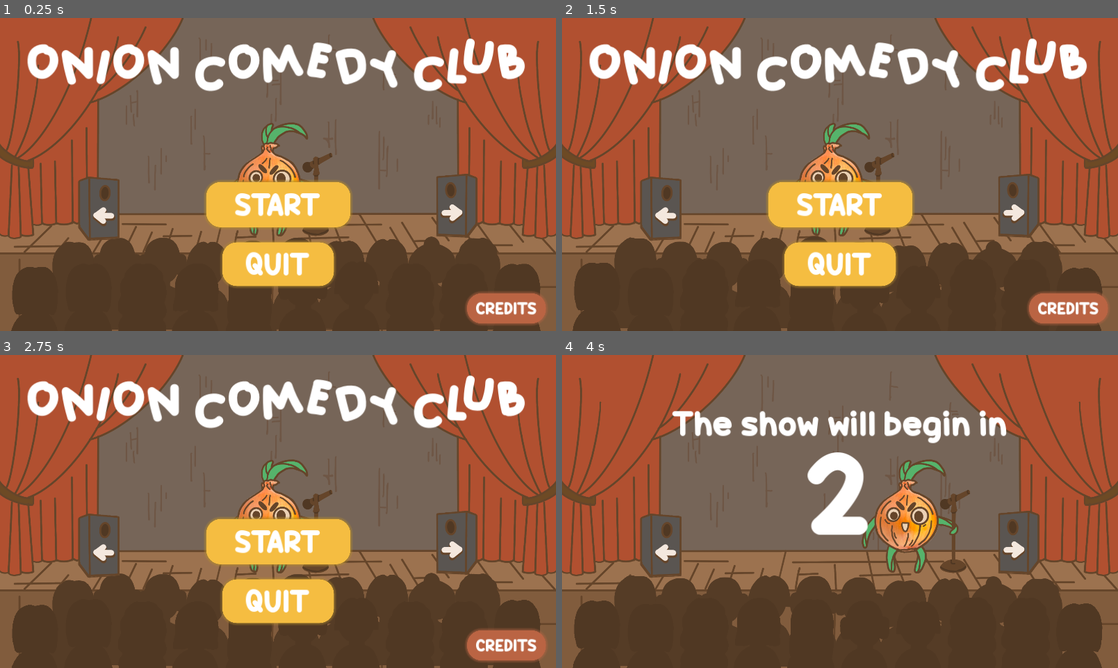
Above: before the commit, frames 1-4 (two rows, left to right).
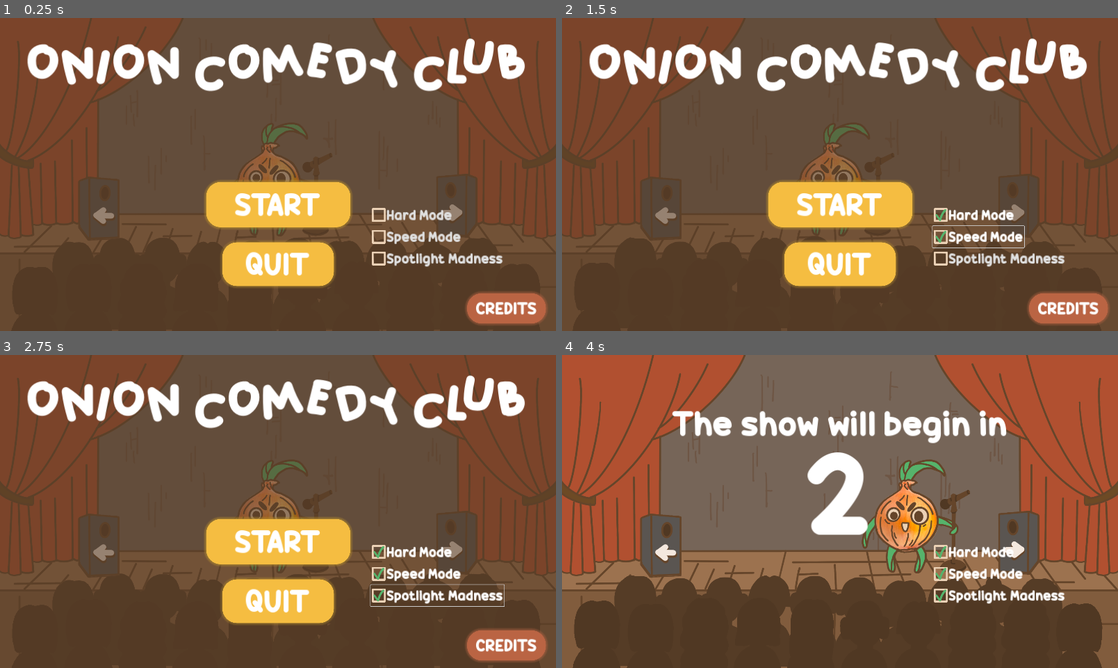
Above: after the commit, the same moments.

Repository: IridescenceFR/GlobalGameJam2024
Game: Godot game, scene res://Scenes/Main.tscn
The game is run twice, just before and just after one commit, with the same random seed, the same clock (stepped at 60 frames per second) and the same inputs. Sound files missing from this copy of the repository are replaced by a short silence.
Inputs (mouse positions are in pixels of both pictures, inside the frame that each line leads up to):
- Up to frame 1 (0.25 s): no input
- Up to frame 2 (1.5 s): click (973, 215) at 0.5 s, where only the run after the commit has a clickable "Hard Mode"; click (979, 237) at 1.25 s, where only the run after the commit has a clickable "Speed Mode"
- Up to frame 3 (2.75 s): click (439, 596) at 2 s, where only the run after the commit has a clickable "Spotlight Madness"
- Up to frame 4 (4 s): click "START" at 2.75 s; move the mouse to (962, 495) at 3.52 s; hold Right (move_right) from 3.53 s (still down); hold N (add_score) from 3.53 s (still down)

The runs differ from the first frame. In frame 1, 60% of the frame differs, in the area x 0-100%, y 0-100%; in frame 2, 60%; in frame 3, 60%; in frame 4, 1.3%.

Commit message:
ajout des difficulté et checkbox pas fini

Diff:
--- a/Scenes/Main.tscn
+++ b/Scenes/Main.tscn
@@ -69,10 +69,6 @@
 position = Vector2(960, 540)
 texture = ExtResource("3_31qod")
 
-[node name="StartTimer" type="Timer" parent="."]
-wait_time = 3.0
-one_shot = true
-
 [node name="CrowdTimer" type="Timer" parent="."]
 
 [node name="BubbleTimer" type="Timer" parent="."]
@@ -97,6 +93,10 @@
 one_shot = true
 
 [node name="SpotlightScoreTimer" type="Timer" parent="."]
+one_shot = true
+
+[node name="SpeedTimer" type="Timer" parent="."]
+one_shot = true
 
 [node name="Score" parent="." instance=ExtResource("4_lrsfv")]
 
@@ -150,10 +150,10 @@
 sprite_frames = SubResource("SpriteFrames_t4q7a")
 flip_h = true
 
-[connection signal="timeout" from="StartTimer" to="." method="_on_start_timer_timeout"]
 [connection signal="start_game" from="HUD" to="." method="_on_hud_start_game"]
 [connection signal="timeout" from="NewJokeTimer" to="." method="_on_start_new_round"]
 [connection signal="timeout" from="OutOfTimeTimer" to="." method="_on_out_of_time_timer_timeout"]
 [connection signal="timeout" from="BreatheBetweenJokesTimer" to="." method="_on_breathe_between_jokes_timer_timeout"]
 [connection signal="timeout" from="SpotlightTimer" to="." method="_on_spotlight_timer_timeout"]
 [connection signal="timeout" from="SpotlightScoreTimer" to="." method="_on_spotlight_score_timer_timeout"]
+[connection signal="timeout" from="SpeedTimer" to="." method="_on_speed_timer_timeout"]
--- /dev/null
+++ b/Scenes/difficulties.gd
@@ -0,0 +1,35 @@
+extends Control
+
+signal hard_mode
+signal speed_mode
+signal spotlight_madness
+
+var check = load("res://assets/Checkbox.png")
+var uncheck = load("res://assets/Checkbox_Case.png")
+
+
+func _on_hard_mode_toggled(toggled_on):
+	var button = get_child(0)
+	hard_mode.emit()
+	if toggled_on:
+		button.icon = check
+	else:
+		button.icon = uncheck
+
+
+func _on_speed_mode_toggled(toggled_on):
+	var button = get_child(1)
+	speed_mode.emit()
+	if toggled_on:
+		button.icon = check
+	else:
+		button.icon = uncheck
+
+
+func _on_spotlight_madness_toggled(toggled_on):
+	var button = get_child(2)
+	spotlight_madness.emit()
+	if toggled_on:
+		button.icon = check
+	else:
+		button.icon = uncheck
--- /dev/null
+++ b/Scenes/difficulties.tscn
@@ -0,0 +1,55 @@
+[gd_scene load_steps=4 format=3 uid="uid://dp7sd6dyafgpx"]
+
+[ext_resource type="Script" path="res://Scenes/difficulties.gd" id="1_8qef6"]
+[ext_resource type="Texture2D" uid="uid://koh40nw3vyk2" path="res://assets/Checkbox_Case.png" id="1_s4or7"]
+[ext_resource type="FontFile" uid="uid://btyj261dloxcf" path="res://assets/Candy Beans.otf" id="2_3wsxj"]
+
+[node name="Difficulties" type="Control"]
+layout_mode = 3
+anchors_preset = 15
+anchor_right = 1.0
+anchor_bottom = 1.0
+offset_right = -1450.0
+offset_bottom = -864.0
+grow_horizontal = 2
+grow_vertical = 2
+script = ExtResource("1_8qef6")
+
+[node name="HardMode" type="Button" parent="."]
+layout_mode = 0
+offset_right = 56.0
+offset_bottom = 56.0
+theme_override_fonts/font = ExtResource("2_3wsxj")
+theme_override_font_sizes/font_size = 48
+toggle_mode = true
+text = "Hard Mode"
+icon = ExtResource("1_s4or7")
+flat = true
+
+[node name="SpeedMode" type="Button" parent="."]
+layout_mode = 0
+offset_top = 75.0
+offset_right = 56.0
+offset_bottom = 131.0
+theme_override_fonts/font = ExtResource("2_3wsxj")
+theme_override_font_sizes/font_size = 48
+toggle_mode = true
+text = "Speed Mode"
+icon = ExtResource("1_s4or7")
+flat = true
+
+[node name="SpotlightMadness" type="Button" parent="."]
+layout_mode = 0
+offset_top = 150.0
+offset_right = 56.0
+offset_bottom = 206.0
+theme_override_fonts/font = ExtResource("2_3wsxj")
+theme_override_font_sizes/font_size = 48
+toggle_mode = true
+text = "Spotlight Madness"
+icon = ExtResource("1_s4or7")
+flat = true
+
+[connection signal="toggled" from="HardMode" to="." method="_on_hard_mode_toggled"]
+[connection signal="toggled" from="SpeedMode" to="." method="_on_speed_mode_toggled"]
+[connection signal="toggled" from="SpotlightMadness" to="." method="_on_spotlight_madness_toggled"]
--- a/Scenes/hud.tscn
+++ b/Scenes/hud.tscn
@@ -1,9 +1,11 @@
-[gd_scene load_steps=20 format=3 uid="uid://caelarc3j8mx8"]
+[gd_scene load_steps=22 format=3 uid="uid://caelarc3j8mx8"]
 
 [ext_resource type="Script" path="res://scripts/HUD.gd" id="1_0156j"]
+[ext_resource type="Texture2D" uid="uid://dfesco5ocyepm" path="res://assets/Fond_fume.png" id="2_lyrk3"]
+[ext_resource type="PackedScene" uid="uid://dp7sd6dyafgpx" path="res://Scenes/difficulties.tscn" id="3_1r5tv"]
 [ext_resource type="FontFile" uid="uid://bvhfemktblvll" path="res://assets/ADELIA.otf" id="3_wishy"]
 [ext_resource type="FontFile" uid="uid://btyj261dloxcf" path="res://assets/Candy Beans.otf" id="4_0tusq"]
-[ext_resource type="Texture2D" uid="uid://cjqeg4qv8msms" path="res://scorebar.png" id="4_gi5a4"]
+[ext_resource type="Texture2D" uid="uid://cwy2tfmw63hy6" path="res://assets/Jauge.png" id="5_fqmvj"]
 [ext_resource type="AudioStream" uid="uid://wr5fspo7m4ex" path="res://assets/PASTIS_MINUIT_DIX_V12.mp3" id="5_h0d0u"]
 [ext_resource type="AudioStream" uid="uid://dligpey52x60j" path="res://assets/Petit_swing_jeu_V3.mp3" id="5_i46dt"]
 [ext_resource type="AudioStream" uid="uid://b82v7vix1c7aa" path="res://assets/bubble_select.mp3" id="6_jo6py"]
@@ -86,6 +88,17 @@
 
 [node name="HUD" type="CanvasLayer"]
 script = ExtResource("1_0156j")
+
+[node name="FondSmoke" type="TextureRect" parent="."]
+offset_right = 40.0
+offset_bottom = 40.0
+texture = ExtResource("2_lyrk3")
+
+[node name="Difficulties" parent="." instance=ExtResource("3_1r5tv")]
+offset_left = 1280.0
+offset_top = 643.0
+offset_right = -170.0
+offset_bottom = -221.0
 
 [node name="Credits" type="RichTextLabel" parent="."]
 visible = false
@@ -1712,14 +1725,15 @@
 
 [node name="Scorebar" type="Sprite2D" parent="ScoreLabel"]
 position = Vector2(17, -291)
-texture = ExtResource("4_gi5a4")
+rotation = -0.00174533
+texture = ExtResource("5_fqmvj")
 
 [node name="ScoreBar" type="ProgressBar" parent="ScoreLabel"]
 layout_mode = 0
-offset_left = -46.0
-offset_top = -487.0
-offset_right = 16.0
-offset_bottom = -50.0
+offset_left = -50.0
+offset_top = -480.0
+offset_right = 6.0
+offset_bottom = -48.0
 theme_override_styles/background = SubResource("StyleBoxEmpty_qhb3r")
 theme_override_styles/fill = SubResource("StyleBoxFlat_ac86w")
 fill_mode = 3
--- a/scripts/HUD.gd
+++ b/scripts/HUD.gd
@@ -10,6 +10,7 @@
 	$QuitButton.hide()
 	$Title.hide()
 	$ScoreFinal.hide()
+	$FondSmoke.hide()
 
 	$Countdown.show()
 	$Pastis.hide()
@@ -49,6 +50,7 @@
 	$ScoreFinal.show()
 	$ScoreFinal.text = "Final score: " + $ScoreLabel.text
 	$ScoreLabel.hide()
+	$FondSmoke.show()
 
 func _on_pastis_pressed():
 	$ClickButton.play()
--- a/scripts/Main.gd
+++ b/scripts/Main.gd
@@ -7,7 +7,7 @@
 var color_list = range(3)
 var under_spotlight: bool = false
 var spotlight_child
-const round_with_spotlight = [4,6,8,10]
+const ROUND_WITH_SPOTLIGHT = [4,6,8,10]
 var right_answer:int = 0
 var wrong_answer:int = 0
 var onion
@@ -15,13 +15,14 @@
 var is_hardmode_active: bool = false
 var is_spotlight_madness_active: bool = false
 var is_speedmode_active: bool = false
-const hardmode_color = [5, 7, 8]
-const spotlight_madness = [1, 2, 3, 4, 5, 6, 7, 8, 9, 10]
-
-# signal qui demande au spectateur de montrer leur aura
+
+# signal qui demande aux spectateurs de montrer leur aura
 signal show_aura()
-# signal qui demande au spectateur de supprimer leur aura
+# signal qui demande aux spectateurs de supprimer leur aura
+signal suppress_aura()
+# signal qui demande aux bulles de se supprimer et au spectateur de supprimer leur aura
 signal destroy()
+
 
 # function qui se déclanche à la création de Main
 func _ready():
@@ -43,17 +44,19 @@
 
 
 func give_spectators_color():
-	var random = RandomNumberGenerator.new()
-	random.randomize()
 
 	# RÉPARTITION DES COULEURS
-	var spect_count_color_0 = random.randi_range(1, 4)
-	var spect_count_color_1 = random.randi_range(5, 7)
-	var spect_count_color_2 = 20 - (spect_count_color_0 + spect_count_color_1)
+	var spect_count_color_0 = 5
+	var spect_count_color_1 = 7
+	var spect_count_color_2 = 8
+
+	if !is_hardmode_active:
+		spect_count_color_0 = randi_range(1, 4)
+		spect_count_color_1 = randi_range(5, 7)
+		spect_count_color_2 = 20 - (spect_count_color_0 + spect_count_color_1)
 	var count_array = [spect_count_color_0, spect_count_color_1, spect_count_color_2]
 
 	# RANDOM QUEL COULEUR QUEL %
-	randomize()
 	count_array.shuffle()
 	var color_array = []
 	for i in range(3):
@@ -70,6 +73,12 @@
 	for i in range(spectators_array.size()):
 		spectators_array[i].index_newAura = color_array[i]
 	show_aura.emit()
+	if is_speedmode_active:
+		$SpeedTimer.start()
+
+
+func _on_speed_timer_timeout():
+	suppress_aura.emit()
 
 
 func _on_bubble_player_joke(color):
@@ -116,7 +125,7 @@
 	if round_number != 10:
 		if spotlight_child == null :
 			$BreatheBetweenJokesTimer.start()
-			if round_with_spotlight.has(round_number + 1):
+			if is_spotlight_madness_active || ROUND_WITH_SPOTLIGHT.has(round_number + 1):
 				$HUD.show_message("Bonus spotlight!", 1.5)
 				$SpotlightAlert.play()
 				for anim: AnimatedSprite2D in speakers:
@@ -129,7 +138,8 @@
 	spawn_bubble()
 	for anim: AnimatedSprite2D in speakers:
 		anim.animation = "default"
-	if round_with_spotlight.has(round_number):
+
+	if is_spotlight_madness_active || ROUND_WITH_SPOTLIGHT.has(round_number):
 		add_child(create_spotlight())
 		$SpotlightTimer.start()
 
@@ -138,7 +148,6 @@
 	$HUD.update_score(score)
 	$HUD.show_game_over()
 	destroy.emit()
-
 
 ################################################################################
 ##########                        BUBBLES                             ##########
@@ -178,6 +187,7 @@
 		add_child(newSpec)
 		show_aura.connect(newSpec.show_aura)
 		destroy.connect(newSpec.suppress_aura)
+		suppress_aura.connect(newSpec.suppress_aura)
 		newPos.x += 155
 
 	newPos = Vector2(120, 1000)
@@ -190,6 +200,7 @@
 		add_child(newSpec)
 		show_aura.connect(newSpec.show_aura)
 		destroy.connect(newSpec.suppress_aura)
+		suppress_aura.connect(newSpec.suppress_aura)
 		newPos.x += 185
 
 ################################################################################
@@ -215,7 +226,7 @@
 	if round_number == 10:
 		game_over()
 	else:
-		$BreatheBetweenJokesTimer.start()
+		_on_start_new_round()
 
 
 func _on_spotlight_score_timer_timeout():
Binary file added: assets/Checkbox.png
Not shown, added: assets/Checkbox.png.import
Binary file added: assets/Checkbox_Case.png
Not shown, added: assets/Checkbox_Case.png.import
Binary file added: assets/Fond_fume.png
Not shown, added: assets/Fond_fume.png.import
Binary file added: assets/Jauge.png
Not shown, added: assets/Jauge.png.import
